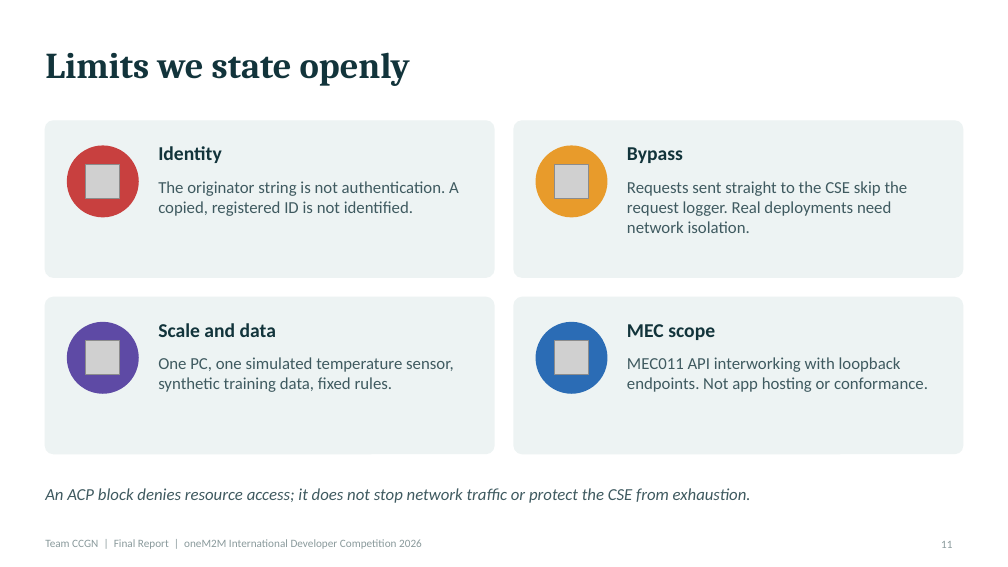
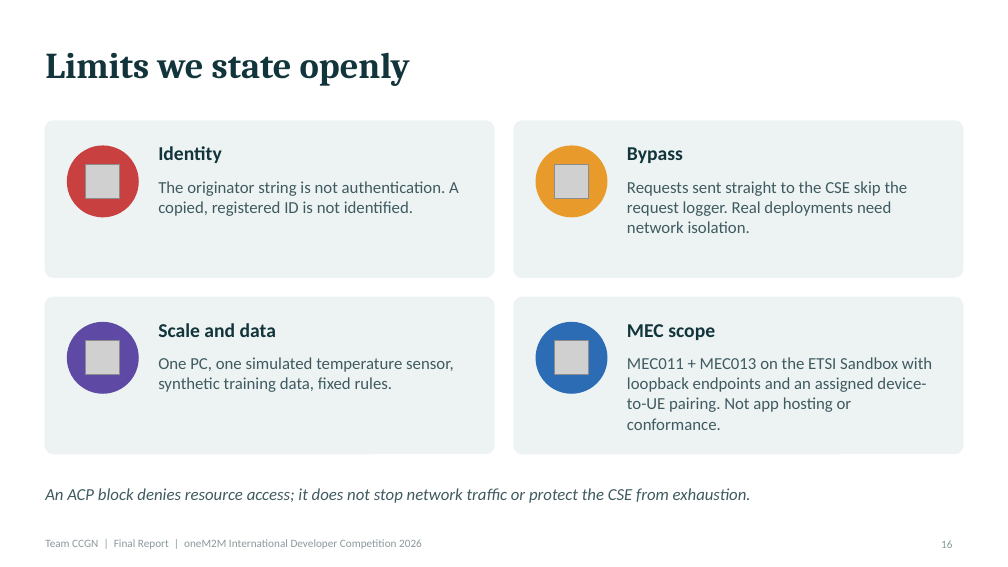
Before and after one commit to easycode42/ccgn-edge-iot-security, a slide deck: slide 16 of deliverables/CCGN_Final_Report.pptx (slide 11 before the commit). Drawn at 1008x567 pixels with LibreOffice and Linux fonts; fonts in the diff are those of the drawing; grey boxes stand for pictures. Boxes give left, top, right and bottom in pixels: in the first picture for what was removed or moved away, otherwise in the second. Text is boxed around its words. In the diff, an @@ line names an element or a change of style, - is before the commit and + after.

```diff
--- a/deliverables/CCGN_Final_Report.pptx
+++ b/deliverables/CCGN_Final_Report.pptx
@@ text at (627, 357, 932, 430): text changed @@
-MEC011 API interworking with loopback endpoints. Not app hosting or conformance.
+MEC011 + MEC013 on the ETSI Sandbox with loopback endpoints and an assigned device-to-UE pairing. Not app hosting or conformance.
@@ page number at (941, 540, 952, 548): text changed @@
-11
+16
```
Also in this commit, not shown: 4 other slides changed, 10 slides added, 5 slides removed, 44 other files.
